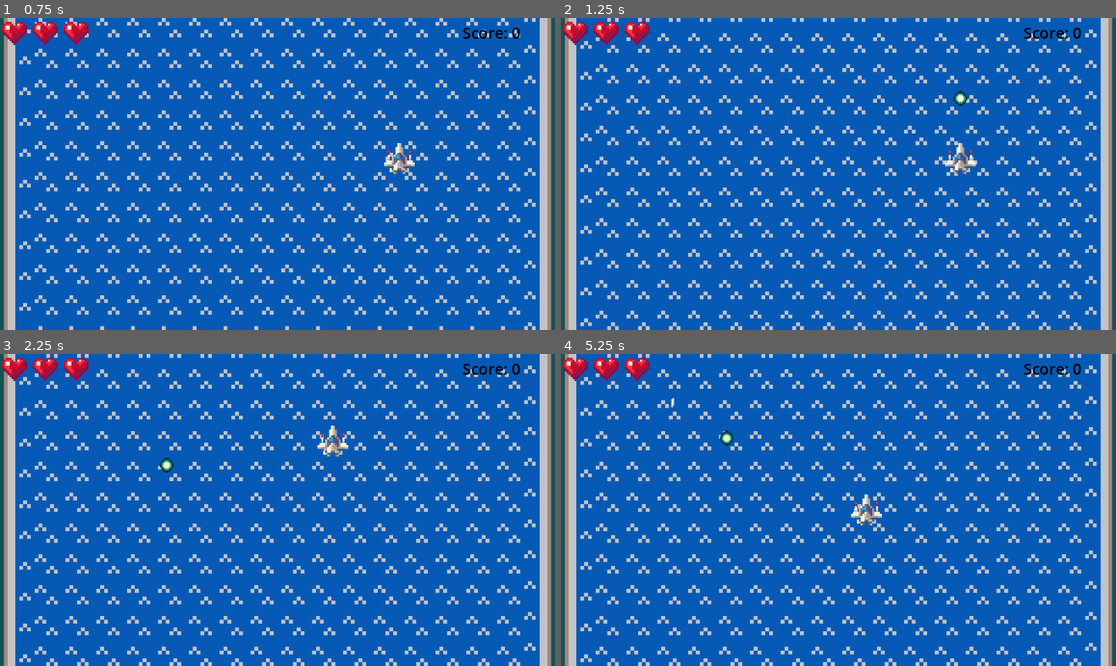
Above: before the commit, frames 1-4 (two rows, left to right).
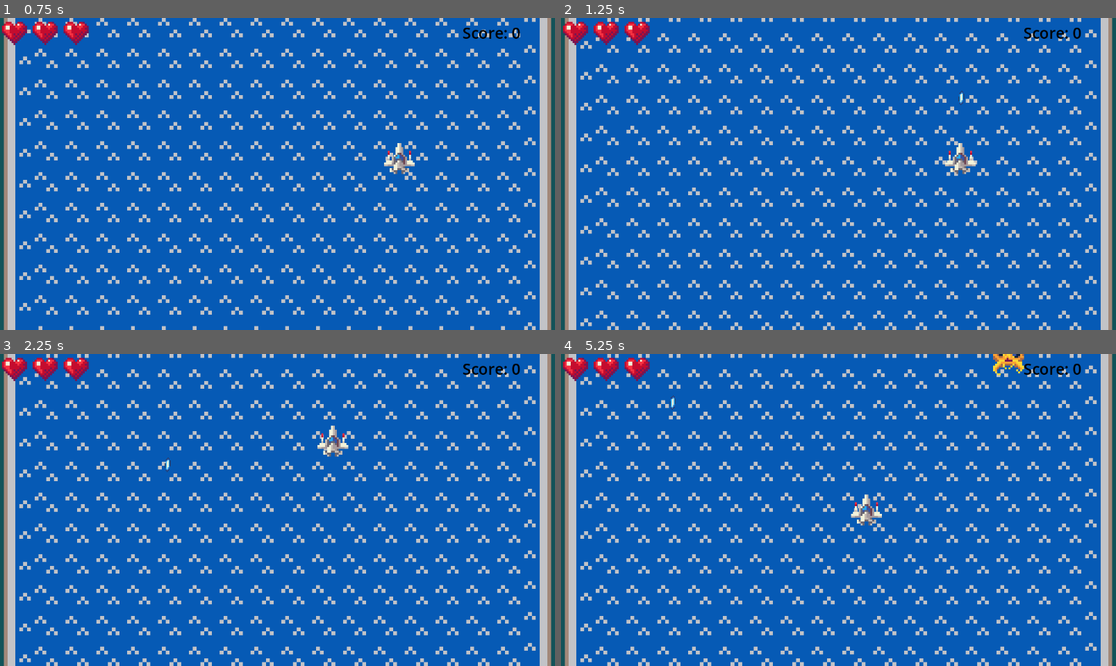
Above: after the commit, the same moments.

Repository: Dz373/ToyBoxJam2025
Game: Godot game, scene res://main.tscn
The game is run twice, just before and just after one commit, with the same random seed, the same clock (stepped at 60 frames per second) and the same inputs.
Inputs (mouse positions are in pixels of both pictures, inside the frame that each line leads up to):
- Up to frame 1 (0.75 s): move the mouse to (399, 158) at 0.52 s
- Up to frame 2 (1.25 s): no input
- Up to frame 3 (2.25 s): move the mouse to (166, 525) at 1.27 s; move the mouse to (333, 441) at 2.02 s
- Up to frame 4 (5.25 s): move the mouse to (810, 572) at 2.77 s; move the mouse to (1005, 556) at 3.52 s; move the mouse to (672, 463) at 4.27 s; move the mouse to (866, 510) at 5.02 s

Frame 1 is identical in both runs. In frame 2, less than 0.1% of the frame differs, in the area x 70-74%, y 23-29%; in frame 3, less than 0.1%; in frame 4, 0.4%, in the area x 28-84%, y 0-30%.

Commit message:
enemy waves

Diff:
--- a/Prefabs/enemy.tscn
+++ b/Prefabs/enemy.tscn
@@ -8,7 +8,6 @@
 
 [node name="Enemy" type="Node2D"]
 script = ExtResource("1_lgw76")
-up_percent = 1.0
 
 [node name="Sprite2D" type="Sprite2D" parent="."]
 texture = ExtResource("2_t4g6b")
--- a/Prefabs/enemy_projectile.tscn
+++ b/Prefabs/enemy_projectile.tscn
@@ -8,6 +8,7 @@
 height = 48.0
 
 [node name="EnemyProjectile" type="Node2D"]
+scale = Vector2(0.5, 0.5)
 script = ExtResource("1_gglcy")
 
 [node name="Sprite2D" type="Sprite2D" parent="."]
--- /dev/null
+++ b/Prefabs/enemy_shooter2.tscn
@@ -0,0 +1,35 @@
+[gd_scene load_steps=4 format=3 uid="uid://lfkyntprkxbw"]
+
+[ext_resource type="Script" uid="uid://xi0jqanbs5p7" path="res://Scripts/enemy_shooter_2.gd" id="1_obnf2"]
+[ext_resource type="Texture2D" uid="uid://pig006h42f7y" path="res://Assets/tbj2_sprites_16x16_transparent_6-1.png" id="2_xwrrx"]
+
+[sub_resource type="CircleShape2D" id="CircleShape2D_uegmd"]
+radius = 39.012817
+
+[node name="EnemyShooter" type="Node2D"]
+script = ExtResource("1_obnf2")
+score = 100
+
+[node name="Sprite2D" type="Sprite2D" parent="."]
+modulate = Color(0, 1, 1, 1)
+texture = ExtResource("2_xwrrx")
+hframes = 16
+vframes = 16
+frame = 123
+
+[node name="Area2D" type="Area2D" parent="."]
+collision_layer = 4
+collision_mask = 3
+
+[node name="CollisionShape2D" type="CollisionShape2D" parent="Area2D"]
+shape = SubResource("CircleShape2D_uegmd")
+
+[node name="VisibleOnScreenNotifier2D" type="VisibleOnScreenNotifier2D" parent="."]
+
+[node name="Timer" type="Timer" parent="."]
+wait_time = 2.0
+autostart = true
+
+[connection signal="area_entered" from="Area2D" to="." method="_on_area_2d_area_entered"]
+[connection signal="screen_exited" from="VisibleOnScreenNotifier2D" to="." method="_on_visible_on_screen_notifier_2d_screen_exited"]
+[connection signal="timeout" from="Timer" to="." method="_on_timer_timeout"]
--- /dev/null
+++ b/Prefabs/zig_zag.tscn
@@ -0,0 +1,34 @@
+[gd_scene load_steps=4 format=3 uid="uid://dr4dk31ykbqh7"]
+
+[ext_resource type="Script" uid="uid://ummsqgheue7r" path="res://Scripts/zig_zag.gd" id="1_u74es"]
+[ext_resource type="Texture2D" uid="uid://pig006h42f7y" path="res://Assets/tbj2_sprites_16x16_transparent_6-1.png" id="2_fyqxx"]
+
+[sub_resource type="CircleShape2D" id="CircleShape2D_veuun"]
+radius = 39.012817
+
+[node name="ZigZag" type="Node2D"]
+script = ExtResource("1_u74es")
+speed = 100
+
+[node name="Sprite2D" type="Sprite2D" parent="."]
+texture = ExtResource("2_fyqxx")
+hframes = 16
+vframes = 16
+frame = 123
+
+[node name="Area2D" type="Area2D" parent="."]
+collision_layer = 4
+collision_mask = 3
+
+[node name="CollisionShape2D" type="CollisionShape2D" parent="Area2D"]
+shape = SubResource("CircleShape2D_veuun")
+
+[node name="VisibleOnScreenNotifier2D" type="VisibleOnScreenNotifier2D" parent="."]
+
+[node name="MoveTimer" type="Timer" parent="."]
+wait_time = 0.75
+autostart = true
+
+[connection signal="area_entered" from="Area2D" to="." method="_on_area_2d_area_entered"]
+[connection signal="screen_exited" from="VisibleOnScreenNotifier2D" to="." method="_on_visible_on_screen_notifier_2d_screen_exited"]
+[connection signal="timeout" from="MoveTimer" to="." method="_on_move_timer_timeout"]
--- a/Scripts/enemy.gd
+++ b/Scripts/enemy.gd
@@ -7,11 +7,12 @@
 @export var up_percent := 0.1
 
 var destroyed = false
+var move_dir = Vector2.DOWN
 
 @onready var game_manager = $"../.."
 
 func _process(delta: float) -> void:
-	position += Vector2.DOWN * speed * delta
+	position += move_dir * speed * delta
 
 func _on_area_2d_area_entered(area: Area2D) -> void:
 	if destroyed:
--- a/Scripts/enemy_shooter.gd
+++ b/Scripts/enemy_shooter.gd
@@ -1,4 +1,5 @@
 extends Enemy
+class_name Shooter
 
 var bullet
 var bullet_prefab
--- /dev/null
+++ b/Scripts/enemy_shooter_2.gd
@@ -0,0 +1,11 @@
+extends Shooter
+
+func _process(delta: float) -> void:
+	position += Vector2.DOWN * speed * delta
+
+func _on_timer_timeout() -> void:
+	var proj = bullet_prefab.instantiate()
+
+	proj.instantiate_projectile(bullet, Vector2.DOWN, position)
+
+	get_parent().add_child(proj)
--- a/Scripts/game_manager.gd
+++ b/Scripts/game_manager.gd
@@ -5,6 +5,7 @@
 @onready var health_bar = $UI/ShipHealth
 @onready var score_counter = $UI/ScoreCounter
 @onready var enemy_spawn_timer = $EnemySpawnTimer
+@onready var wave_spawn_timer = $WaveSpawner
 @onready var enemy_manager = $EnemyManager
 @onready var projectiles = $Projectile
 
@@ -22,16 +23,33 @@
 
 		if val > 600:
 			enemy_spawn_timer.wait_time = 1
+			wave_spawn_timer.wait_time = 15
 			hp_mult = 5
+			wave_num = 3
+
+		elif val > 300:
+			enemy_spawn_timer.wait_time = 2
+			hp_mult = 4
+
+		elif val > 150:
+			hp_mult = 3
+			wave_num = 2
+
 		elif val > 90:
 			enemy_spawn_timer.wait_time = 3
 			hp_mult = 2
+			can_spawn[3] = true
+
+		elif val > 60:
+			can_spawn[2] = true
+
 		elif val > 30:
 			enemy_spawn_timer.wait_time = 4
 			can_spawn[1] = true
 
 var hp_mult = 1
 var spawn_enemies := true
+var wave_num = 1
 
 func _process(delta: float) -> void:
 	timer += delta
@@ -42,7 +60,7 @@
 	var xpos = randi_range(100, 1050)
 
 	var new_enemy = get_random_enemy().instantiate()
-	new_enemy.position = Vector2(xpos, -100)
+	new_enemy.position = Vector2(xpos, 0)
 	new_enemy.health *= hp_mult
 
 	enemy_manager.add_child(new_enemy)
@@ -67,3 +85,52 @@
 		index += 1
 
 	return enemies[index]
+
+
+func _on_wave_spawner_timeout() -> void:
+	var random = randi_range(0,2)
+	match random:
+		0:
+			line_wave()
+		1:
+			diagonal_wave()
+		2:
+			huge_wave()
+
+func line_wave():
+	for k in range(wave_num):
+		for i in range(17):
+			var new_enemy = enemies[0].instantiate()
+			new_enemy.position = Vector2(64 + 64*i, 0)
+			new_enemy.health *= hp_mult
+
+			enemy_manager.add_child(new_enemy)
+
+
+func diagonal_wave():
+	for i in range(wave_num*3):
+		var new_enemy = enemies[0].instantiate()
+		new_enemy.health *= hp_mult
+		new_enemy.position = Vector2(0, 0)
+		new_enemy.move_dir = Vector2(1,1).normalized()
+		enemy_manager.add_child(new_enemy)
+
+		new_enemy = enemies[0].instantiate()
+		new_enemy.position = Vector2(1152, 0)
+		new_enemy.move_dir = Vector2(-1,1).normalized()
+		enemy_manager.add_child(new_enemy)
+
+
+		await get_tree().create_timer(1).timeout
+
+func huge_wave():
+	for i in range(wave_num*10):
+		var xpos = randi_range(100, 1050)
+
+		var new_enemy = get_random_enemy().instantiate()
+		new_enemy.position = Vector2(xpos, 0)
+		new_enemy.health *= hp_mult
+
+		enemy_manager.add_child(new_enemy)
+
+		await get_tree().create_timer(0.5).timeout
--- a/Scripts/ship.gd
+++ b/Scripts/ship.gd
@@ -26,7 +26,6 @@
 	tracker_shot = Projectile.new()
 
 	straight_shot.number = 1
-	tracker_shot.number = 1
 
 	bullet_prefab = preload("res://Prefabs/bullet.tscn")
 	explosion_prefab = preload("res://Prefabs/explosion.tscn")
--- /dev/null
+++ b/Scripts/title_page.gd
@@ -0,0 +1 @@
+extends Node2D
--- /dev/null
+++ b/Scripts/zig_zag.gd
@@ -0,0 +1,13 @@
+extends Enemy
+
+var directions = [Vector2.LEFT, Vector2.DOWN, Vector2.RIGHT, Vector2.RIGHT, Vector2.DOWN, Vector2.LEFT]
+var index = 0
+
+func _process(delta: float) -> void:
+	position += move_dir * speed * delta
+
+func _on_move_timer_timeout() -> void:
+	index += 1
+	if index > 5:
+		index = 0
+	move_dir = directions[index]
--- a/main.tscn
+++ b/main.tscn
@@ -6,6 +6,8 @@
 [ext_resource type="PackedScene" uid="uid://h7gsca86kvkn" path="res://Prefabs/enemy_shooter.tscn" id="3_h2yge"]
 [ext_resource type="PackedScene" uid="uid://dgbug5muo7j67" path="res://Prefabs/ship_health.tscn" id="4_1bvp3"]
 [ext_resource type="Texture2D" uid="uid://c070rrn6sqx4x" path="res://Assets/tileset_2023_toby.png" id="6_7mycd"]
+[ext_resource type="PackedScene" uid="uid://dr4dk31ykbqh7" path="res://Prefabs/zig_zag.tscn" id="6_272bh"]
+[ext_resource type="PackedScene" uid="uid://lfkyntprkxbw" path="res://Prefabs/enemy_shooter2.tscn" id="8_5vw27"]
 
 [sub_resource type="TileSetAtlasSource" id="TileSetAtlasSource_272bh"]
 texture = ExtResource("6_7mycd")
@@ -185,9 +187,9 @@
 
 [node name="Game" type="Node2D"]
 script = ExtResource("1_h2yge")
-enemy_weights = Array[int]([4, 1])
-enemies = Array[PackedScene]([ExtResource("2_lquwl"), ExtResource("3_h2yge")])
-can_spawn = Array[bool]([true, false])
+enemy_weights = Array[int]([5, 1, 3, 2])
+enemies = Array[PackedScene]([ExtResource("2_lquwl"), ExtResource("3_h2yge"), ExtResource("6_272bh"), ExtResource("8_5vw27")])
+can_spawn = Array[bool]([true, false, false, false])
 
 [node name="UI" type="CanvasLayer" parent="."]
 
@@ -214,6 +216,10 @@
 wait_time = 5.0
 autostart = true
 
+[node name="WaveSpawner" type="Timer" parent="."]
+wait_time = 30.0
+autostart = true
+
 [node name="Parallax2D" type="Parallax2D" parent="."]
 repeat_size = Vector2(0, 64)
 autoscroll = Vector2(0, 64)
@@ -230,3 +236,4 @@
 [node name="Ship" parent="." instance=ExtResource("1_ig7tw")]
 
 [connection signal="timeout" from="EnemySpawnTimer" to="." method="_on_enemy_spawn_timer_timeout"]
+[connection signal="timeout" from="WaveSpawner" to="." method="_on_wave_spawner_timeout"]
--- /dev/null
+++ b/title_page.tscn
@@ -0,0 +1,8 @@
+[gd_scene load_steps=2 format=3 uid="uid://bjp53oid34np2"]
+
+[ext_resource type="Script" uid="uid://1chelmrjp1gg" path="res://Scripts/title_page.gd" id="1_44833"]
+
+[node name="Title" type="Control"]
+layout_mode = 3
+anchors_preset = 0
+script = ExtResource("1_44833")
Not shown, added: Scripts/enemy_shooter_2.gd.uid
Not shown, added: Scripts/title_page.gd.uid
Not shown, added: Scripts/zig_zag.gd.uid
Not shown: 1 places in main.tscn that only renumber resources
